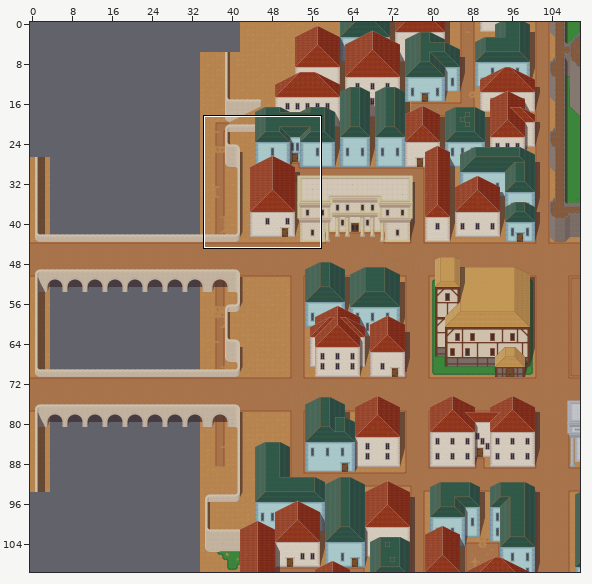
Level history. Tiled map: Assets/tileFiles/AstralaProper.tmx. Above, an overview of the earlier version with the close-up marked.
Close-up. Before the edit:
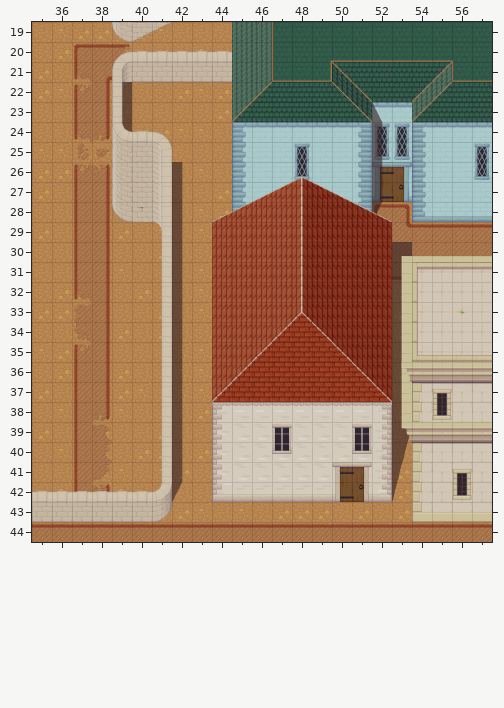
Cells are 64x64 px. Shown: x 35..57, y 19..44. The commit also changed other parts of the map, which this record leaves out.
After the commit:
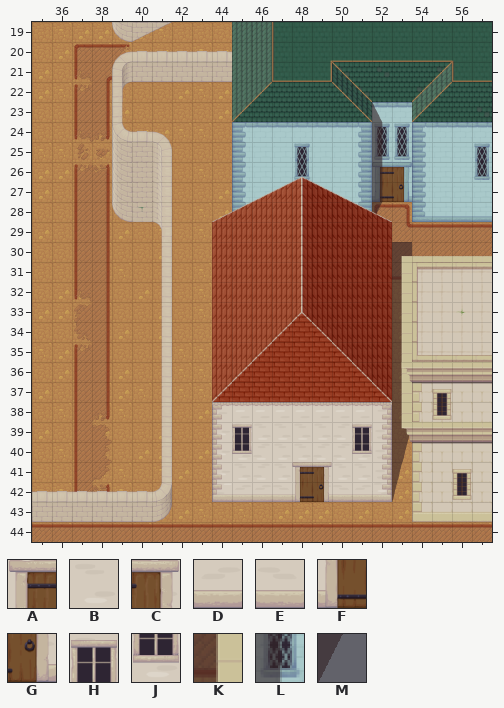
Key: from "GenericRedBuildingTiles": A 6, B 8, C 13, D 15, E 15 flipped left-right, F 20, G 27, H 34, J 41; from "buildingDropShadows": K 2, L 5, M 8.
_ is an empty cell.
See-through tiles are keyed as they look on the map.
Difference:
{"where": "layer \"buildings\""}
{"y":39,"x":45,"old":"_","new":"H"}
{"y":39,"x":47,"old":"_","new":"B"}
{"y":40,"x":45,"old":"_","new":"J"}
{"y":40,"x":47,"old":"_","new":"B"}
{"y":41,"x":48,"old":"____","new":"ACBB"}
{"y":42,"x":48,"old":"____","new":"FGED"}
{"where": "layer \"shadows\""}
{"y":22,"x":39,"old":"K","new":"_"}
{"y":23,"x":39,"old":"K","new":"_"}
{"y":24,"x":39,"old":"K","new":"_"}
{"y":26,"x":42,"old":"L","new":"_"}
{"y":27,"x":42,"old":"L","new":"_"}
{"y":28,"x":42,"old":"L","new":"_"}
{"y":29,"x":42,"old":"L","new":"_"}
{"y":30,"x":42,"old":"L","new":"_"}
{"y":31,"x":42,"old":"L","new":"_"}
{"y":32,"x":42,"old":"L","new":"_"}
{"y":33,"x":42,"old":"L","new":"_"}
{"y":34,"x":42,"old":"L","new":"_"}
{"y":35,"x":42,"old":"L","new":"_"}
{"y":36,"x":42,"old":"L","new":"_"}
{"y":37,"x":42,"old":"L","new":"_"}
{"y":38,"x":42,"old":"L","new":"_"}
{"y":39,"x":42,"old":"L","new":"_"}
{"y":40,"x":42,"old":"L","new":"_"}
{"y":41,"x":42,"old":"L","new":"_"}
{"y":42,"x":42,"old":"M","new":"_"}
{"where": "layer \"roofs2\""}
{"y":39,"x":45,"old":"B","new":"_"}
{"y":39,"x":47,"old":"H","new":"_"}
{"y":40,"x":45,"old":"B","new":"_"}
{"y":40,"x":47,"old":"J","new":"_"}
{"y":41,"x":48,"old":"BBAC","new":"____"}
{"y":42,"x":48,"old":"DDFG","new":"____"}
